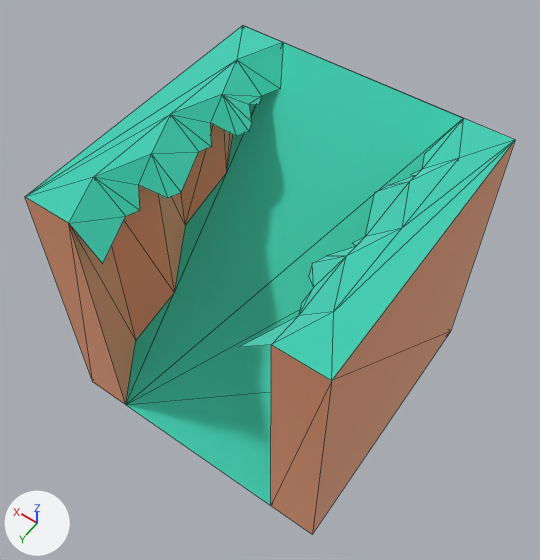
A saved change to the glTF model public/models/nf2/nature/cliff_blockSlopeWalls_rock.glb.
The view is the same before and after, from a 50 mm camera at (-0.891, 1.288, 2.433) aimed at (0.013, 0.021, 0.442). Arrows for +X, +Y and +Z are at lower left; the lights stay in place. The older version comes first. Mesh edges are drawn as thin lines. Where no turn or scale is listed for an object, it has been applied to the vertices.

In view in the first picture: 'cliff_blockSlopeWalls_rock'.
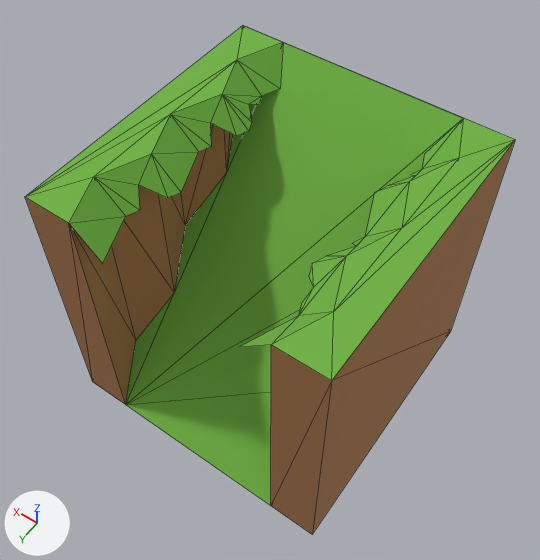
The change, as a diff of the scene's bpy script:
```diff
--- a/public/models/nf2/nature/cliff_blockSlopeWalls_rock.glb.py
+++ b/public/models/nf2/nature/cliff_blockSlopeWalls_rock.glb.py
@@ mat_dirt @@
 mat_dirt = principled_material('dirt')
-mat_dirt.base_color = (0.886, 0.514, 0.341)  # beige #f2be9e
-mat_dirt.metallic = 1.0
-mat_dirt.roughness = 1.0
+mat_dirt.base_color = (0.418, 0.198, 0.0762)  # brown #ad7b4e
+mat_dirt.roughness = 0.9
@@ mat_grass @@
 mat_grass = principled_material('grass')
-mat_grass.base_color = (0.173, 0.847, 0.722)  # cyan #73eddd
-mat_grass.metallic = 1.0
-mat_grass.roughness = 1.0
+mat_grass.base_color = (0.159, 0.451, 0.0513)  # green #6fb340
+mat_grass.roughness = 0.9
@@ ob_tmpparent @@
-ob_tmpparent = bpy.data.objects.new('tmpParent', None)
-ob_tmpparent.location = (0.0, 0.0, 0.0)
```

Where the change shows, as pixel boxes (x1, y1, x2, y2) in the pictures (540 x 560 px):
'cliff_blockSlopeWalls_rock', recoloured, surface changed (darker)
    both: (25, 26, 515, 534)
